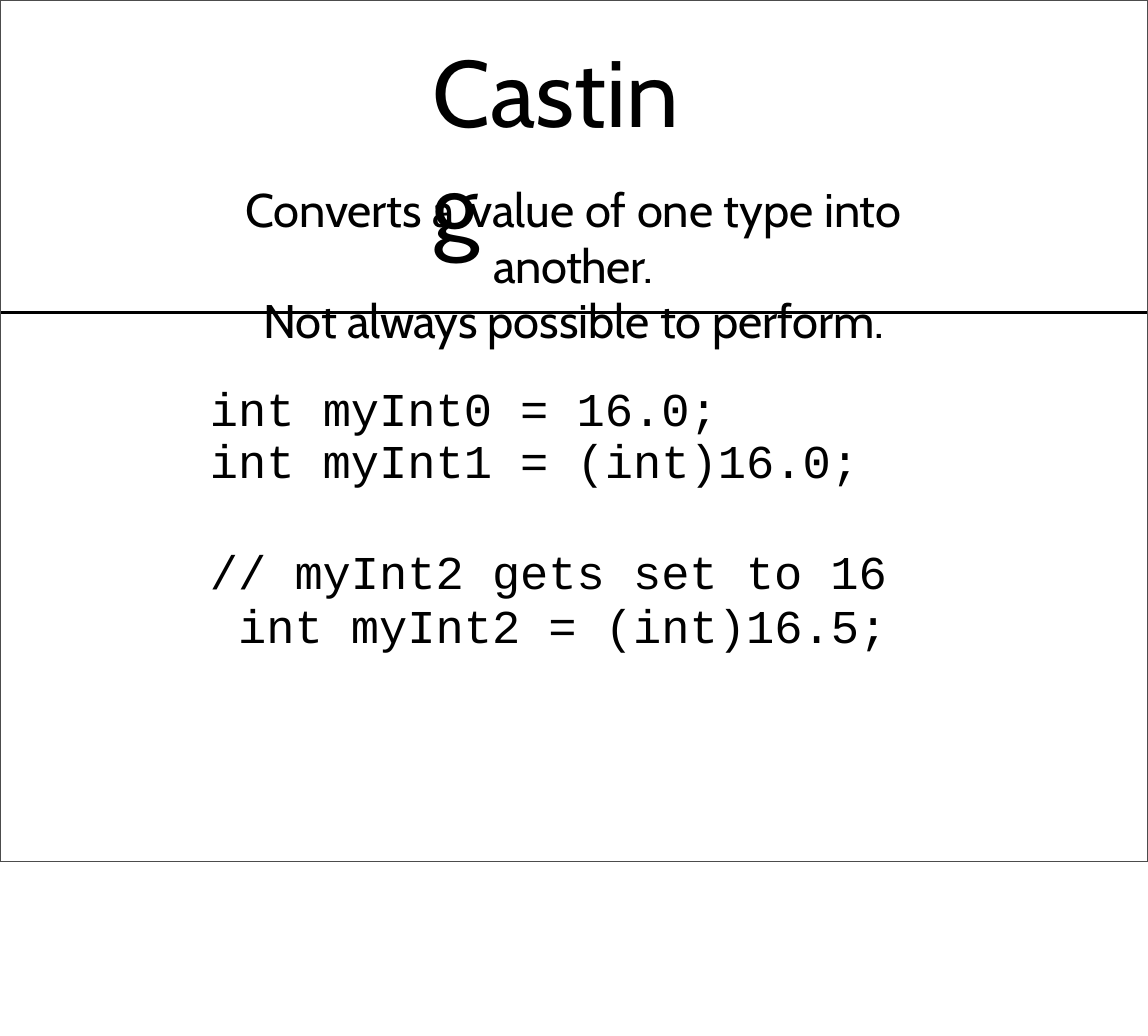
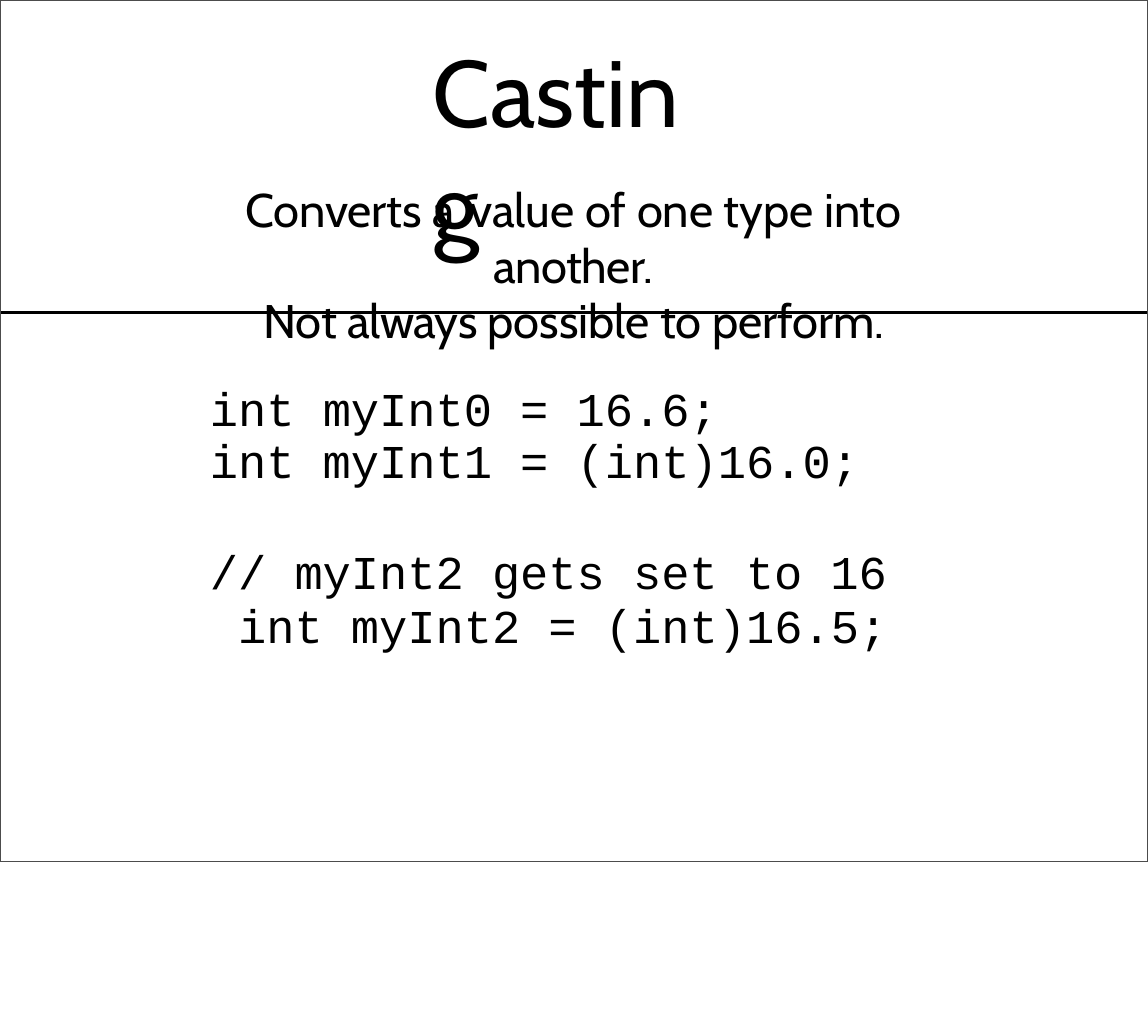
Before and after one commit to mjalalit/COMP110, a slide deck: slide 16 of lecture/week_15/Lecture 21.pptx. Drawn at 1148x1036 pixels with LibreOffice and Linux fonts; fonts in the diff are those of the drawing. Boxes give left, top, right and bottom in pixels: in the first picture for what was removed or moved away, otherwise in the second. Text is boxed around its words. In the diff, an @@ line names an element or a change of style, - is before the commit and + after.

```diff
--- a/lecture/week_15/Lecture 21.pptx
+++ b/lecture/week_15/Lecture 21.pptx
@@ text at (210,392,718,436): text changed @@
-int myInt0 = 16.0;
+int myInt0 = 16.6;
```
Also in this commit, not shown: 3 other slides changed, 5 other files.
